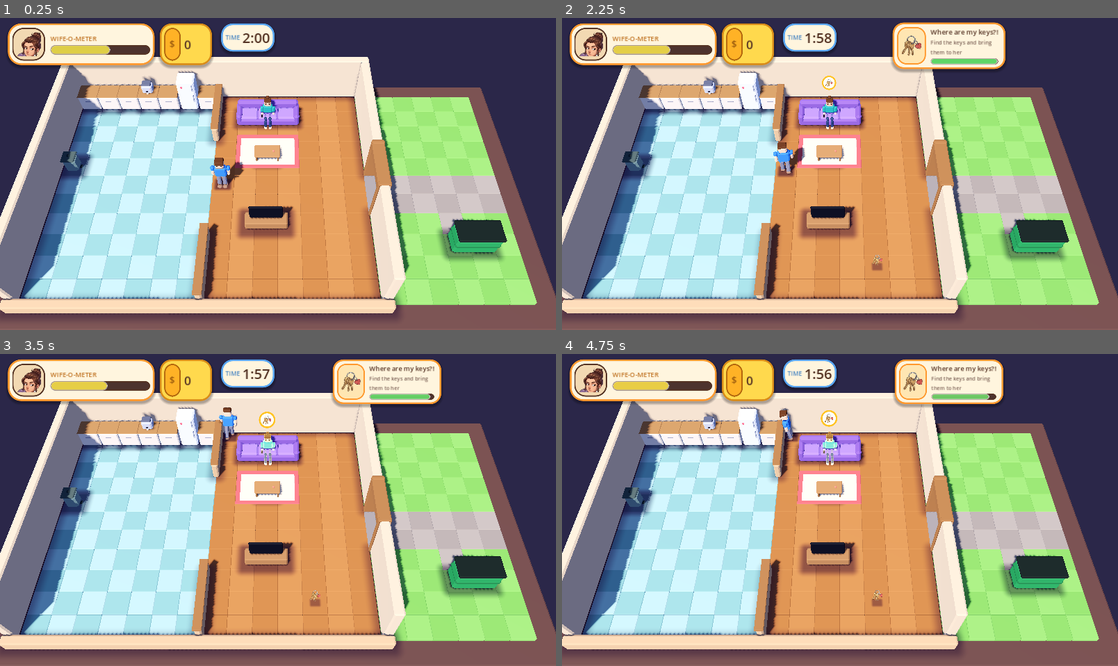
Above: before the commit, frames 1-4 (two rows, left to right).
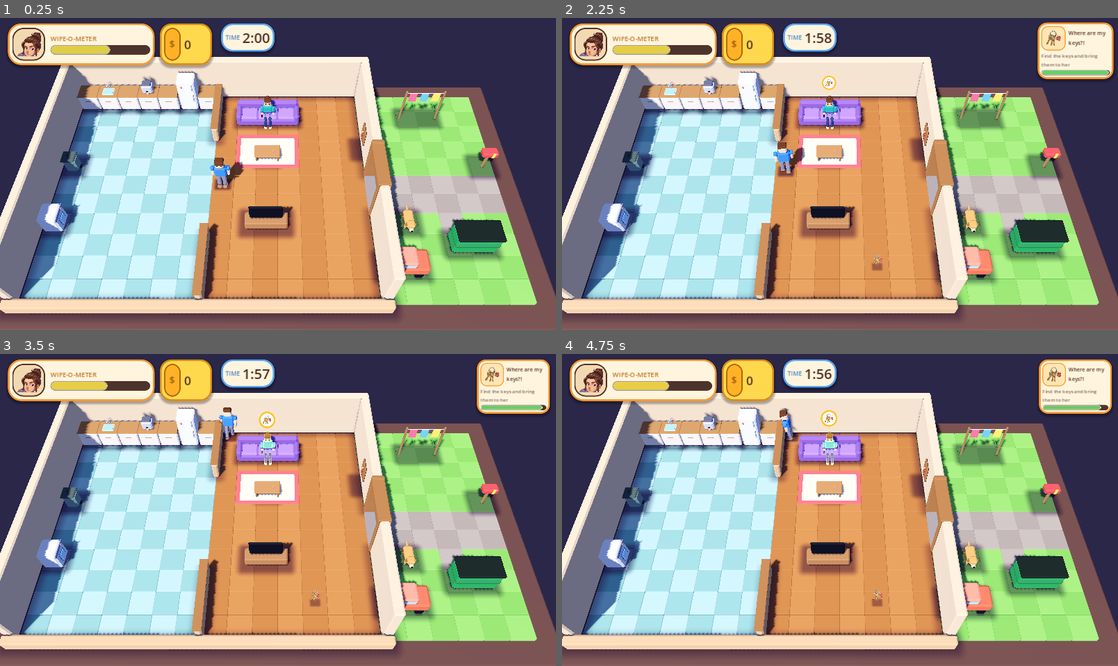
Above: after the commit, the same moments.

Repository: agever46/make-my-wife-happy
Game: Godot game, scene res://scenes/Main.tscn
Two runs of this game, one before a commit and one after it. Both use one fixed random seed, a clock stepped at 60 frames per second and the inputs below.
Inputs:
- Up to frame 1 (0.25 s): no input
- Up to frame 2 (2.25 s): tap Enter (ui_accept) at 0.5, 0.77, 1.52 s; hold Up 0.53-1.28 s; tap Tab at 0.6, 2.1 s; hold Down 1.28-2.03 s; tap Z at 1.35 s; hold Up from 2.03 s (still down)
- Up to frame 3 (3.5 s): keep holding Up; tap Z at 2.85 s; tap Enter (ui_accept) at 3.02 s
- Up to frame 4 (4.75 s): release Up at 3.53 s; hold A from 3.53 s (still down); tap Tab at 3.6 s; tap Enter (ui_accept) at 3.77, 4.52 s; tap Z at 4.35 s

The runs differ from the first frame. In frame 1, 3.5% of the frame differs, in the area x 6-90%, y 20-86%; in frame 2, 9.0%, in the area x 6-100%, y 1-86%; in frame 3, 8.5%; in frame 4, 8.5%.

Commit message:
Add six new chores (laundry, mail, dog, groceries, stain, remote), new stations, difficulty ramp and a compact ticket row
Co-Authored-By: Claude Sonnet 5.5 <noreply@anthropic.com>
Claude-Session: https://claude.ai/code/session_01SXfByWc8NK5QQaB41RXzCE

Diff:
--- a/scripts/autoload/DebugConsole.gd
+++ b/scripts/autoload/DebugConsole.gd
@@ -10,15 +10,15 @@
 	"happy": "happy <0-100>  - set the Wife-O-Meter",
 	"money": "money <n>  - set the money",
 	"time": "time <seconds>  - set the seconds left in the day",
-	"quest": "quest <coffee|trash|keys|random>  - start a quest now",
+	"quest": "quest <id|random>  - start a quest now (ids: see quests)",
 	"quests": "quests  - list active quests and quest ids",
 	"clear": "clear  - remove all quests (no reward, no penalty)",
 	"win": "win  - finish the day now (victory)",
 	"lose": "lose  - game over now",
 	"restart": "restart  - start a new day",
 	"god": "god [on|off]  - the Wife-O-Meter can not drop",
-	"tp": "tp <station id>  or  tp <x> <z>  - teleport player 1 (ids: coffee_machine fridge trash_can dumpster wife)",
-	"give": "give <coffee|coffee_milk|trash_bag|keys>  - put an item in player 1's hands",
+	"tp": "tp <station id>  or  tp <x> <z>  - teleport player 1 (see station ids in HouseLayout.gd, e.g. coffee_machine fridge sink washing_machine trash_can dumpster wife mailbox dog car clothesline leash_hook stain)",
+	"give": "give <item>  - put an item in player 1's hands (coffee coffee_milk trash_bag keys laundry mail leash grocery_bag sponge remote)",
 	"speed": "speed <m/s>  - player 1 walking speed (default 5.4)",
 	"timescale": "timescale <x>  - game speed (1 = normal)",
 	"close": "close  - close the console",
--- a/scripts/autoload/QuestManager.gd
+++ b/scripts/autoload/QuestManager.gd
@@ -15,10 +15,12 @@
 ## Logic -> world: a new day started, remove all items.
 signal world_reset
 
-const MAX_ACTIVE := 3
+## Difficulty ramp over the day (0 = start, 1 = end): more quests at once, shorter gaps between them.
+const MAX_ACTIVE_START := 2
+const MAX_ACTIVE_END := 4
 const FIRST_SPAWN_DELAY := 2.0
-const SPAWN_INTERVAL_MIN := 7.0
-const SPAWN_INTERVAL_MAX := 11.0
+const SPAWN_GAP_START := Vector2(9.0, 13.0)
+const SPAWN_GAP_END := Vector2(4.5, 7.0)
 
 var active: Array[ActiveQuest] = []
 var _spawn_cooldown := FIRST_SPAWN_DELAY
@@ -40,15 +42,25 @@
 		return
 	_spawn_cooldown -= delta
 	if _spawn_cooldown <= 0.0:
-		_spawn_cooldown = randf_range(SPAWN_INTERVAL_MIN, SPAWN_INTERVAL_MAX)
+		var gap := SPAWN_GAP_START.lerp(SPAWN_GAP_END, day_progress())
+		_spawn_cooldown = randf_range(gap.x, gap.y)
 		spawn_random()
 
 
 # --- Public API --------------------------------------------------------------
+
+## 0.0 at the start of the day, 1.0 at the end.
+func day_progress() -> float:
+	return clampf(GameManager.elapsed_time / GameManager.DAY_LENGTH, 0.0, 1.0)
+
+
+func max_active() -> int:
+	return roundi(lerpf(MAX_ACTIVE_START, MAX_ACTIVE_END, day_progress()))
+
 
 ## Adds a random quest that fits the current player count. Returns null if none fits.
 func spawn_random() -> ActiveQuest:
-	if active.size() >= MAX_ACTIVE:
+	if active.size() >= max_active():
 		return null
 	var players := maxi(1, GameManager.player_count)
 	var candidates: Array[QuestData] = []
@@ -86,14 +98,10 @@
 func try_work(station_id: StringName, held_item: StringName, delta: float) -> Dictionary:
 	for quest in active:
 		var step := quest.step()
-		if step["station"] != station_id:
+		if not _step_can_run(step, station_id, held_item):
 			continue
 		var needs: StringName = step.get("needs", &"")
 		var gives: StringName = step.get("gives", &"")
-		if needs != &"" and held_item != needs:
-			continue
-		if needs == &"" and gives != &"" and held_item != &"":
-			continue # hands are full
 		quest.work_done += delta
 		var work: float = step.get("work", 0.5)
 		if quest.work_done >= work:
@@ -103,10 +111,28 @@
 	return {}
 
 
+## True if some active quest could make progress at this station with this held item.
+## Lets the world pick the right station when several interact zones overlap.
+func can_work(station_id: StringName, held_item: StringName) -> bool:
+	for quest in active:
+		if _step_can_run(quest.step(), station_id, held_item):
+			return true
+	return false
+
+
 func is_station_needed(station_id: StringName) -> bool:
 	for quest in active:
 		if quest.step()["station"] == station_id:
 			return true
+	return false
+
+
+## True if any step of any active quest (now or later) uses this station.
+func is_station_involved(station_id: StringName) -> bool:
+	for quest in active:
+		for step in quest.data.steps:
+			if step["station"] == station_id:
+				return true
 	return false
 
 
@@ -129,6 +155,18 @@
 
 
 # --- Internals ---------------------------------------------------------------
+
+func _step_can_run(step: Dictionary, station_id: StringName, held_item: StringName) -> bool:
+	if step["station"] != station_id:
+		return false
+	var needs: StringName = step.get("needs", &"")
+	var gives: StringName = step.get("gives", &"")
+	if needs != &"" and held_item != needs:
+		return false
+	if needs == &"" and gives != &"" and held_item != &"":
+		return false # hands are full
+	return true
+
 
 func _advance(quest: ActiveQuest) -> void:
 	quest.work_done = 0.0
--- a/scripts/quests/QuestDB.gd
+++ b/scripts/quests/QuestDB.gd
@@ -18,6 +18,32 @@
 	], &"keys")
 	keys.spawn_item = &"keys"
 	list.append(keys)
+
+	list.append(_quest(&"laundry", "The laundry! It's going to RAIN!", 36.0, [
+		_step(&"washing_machine", "Grab the wet laundry", 1.8, &"", &"laundry"),
+		_step(&"clothesline", "Hang it outside!", 1.5, &"laundry"),
+	], &"laundry"))
+	list.append(_quest(&"mail", "Did the mail come?!", 32.0, [
+		_step(&"mailbox", "Check the mailbox outside", 1.0, &"", &"mail"),
+		_step(&"wife", "Bring her the mail", 0.3, &"mail"),
+	], &"mail"))
+	list.append(_quest(&"dog", "The dog needs a walk. NOW.", 30.0, [
+		_step(&"leash_hook", "Grab the leash by the door", 0.5, &"", &"leash"),
+		_step(&"dog", "Walk the dog (hold!)", 3.5, &"leash"),
+	], &"leash"))
+	list.append(_quest(&"groceries", "The groceries are in the car!", 36.0, [
+		_step(&"car", "Unload the groceries", 1.2, &"", &"grocery_bag"),
+		_step(&"fridge", "Put them in the fridge", 1.0, &"grocery_bag"),
+	], &"grocery_bag"))
+	list.append(_quest(&"stain", "There is a STAIN on the carpet!", 32.0, [
+		_step(&"sink", "Grab a sponge at the sink", 0.8, &"", &"sponge"),
+		_step(&"stain", "Scrub it (hold!)", 3.0, &"sponge"),
+	], &"sponge"))
+	var remote := _quest(&"remote", "Where is the TV remote?!", 26.0, [
+		_step(&"wife", "Find the remote and bring it", 0.3, &"remote"),
+	], &"remote")
+	remote.spawn_item = &"remote"
+	list.append(remote)
 	return list
 
 
--- a/scripts/ui/HUD.gd
+++ b/scripts/ui/HUD.gd
@@ -23,7 +23,7 @@
 var _money: Label
 var _clock: Label
 var _clock_panel: PanelContainer
-var _tickets: VBoxContainer
+var _tickets: HBoxContainer
 var _dim: ColorRect
 var _result: PanelContainer
 var _result_title: Label
@@ -201,11 +201,12 @@
 
 
 func _build_tickets() -> void:
-	_tickets = VBoxContainer.new()
+	# A row of compact cards along the top edge, so they never cover the yard stations.
+	_tickets = HBoxContainer.new()
 	_tickets.set_anchors_preset(Control.PRESET_TOP_RIGHT)
-	_tickets.position = Vector2(-264, 14)
-	_tickets.custom_minimum_size = Vector2(250, 0)
+	_tickets.position = Vector2(-14, 14)
 	_tickets.grow_horizontal = Control.GROW_DIRECTION_BEGIN
+	_tickets.alignment = BoxContainer.ALIGNMENT_END
 	_tickets.add_theme_constant_override("separation", 8)
 	_root.add_child(_tickets)
 
@@ -331,39 +332,44 @@
 
 func _on_quest_added(quest: ActiveQuest) -> void:
 	var panel := PanelContainer.new()
-	panel.add_theme_stylebox_override("panel", _style(CREAM, ORANGE, 24))
-	var row := HBoxContainer.new()
-	row.add_theme_constant_override("separation", 10)
-	panel.add_child(row)
-
+	var card := _style(CREAM, ORANGE, 20)
+	card.set_content_margin_all(8)
+	panel.add_theme_stylebox_override("panel", card)
+	var col := VBoxContainer.new()
+	col.custom_minimum_size = Vector2(134, 0)
+	col.add_theme_constant_override("separation", 3)
+	panel.add_child(col)
+
+	var head := HBoxContainer.new()
+	head.add_theme_constant_override("separation", 6)
+	col.add_child(head)
 	var icon_bg := PanelContainer.new()
-	icon_bg.add_theme_stylebox_override("panel", _style(Color(1.0, 0.9, 0.7), ORANGE, 20, 3, false))
-	row.add_child(icon_bg)
+	icon_bg.add_theme_stylebox_override("panel", _style(Color(1.0, 0.9, 0.7), ORANGE, 14, 2, false))
+	head.add_child(icon_bg)
 	var icon := TextureRect.new()
-	icon.custom_minimum_size = Vector2(44, 44)
+	icon.custom_minimum_size = Vector2(34, 34)
 	icon.expand_mode = TextureRect.EXPAND_IGNORE_SIZE
 	icon.stretch_mode = TextureRect.STRETCH_KEEP_ASPECT_CENTERED
 	icon.texture = Item3D.ICONS.get(quest.data.icon_item)
 	icon_bg.add_child(icon)
-
-	var col := VBoxContainer.new()
-	col.custom_minimum_size = Vector2(150, 0)
-	col.add_theme_constant_override("separation", 3)
-	row.add_child(col)
-	var title := _label(quest.data.title, 15)
+	var title := _label(quest.data.title, 12)
 	title.autowrap_mode = TextServer.AUTOWRAP_WORD_SMART
-	col.add_child(title)
-	var hint := _label(quest.hint(), 12, BROWN.lightened(0.25))
+	title.custom_minimum_size = Vector2(92, 0)
+	title.size_flags_vertical = Control.SIZE_SHRINK_CENTER
+	head.add_child(title)
+
+	var hint := _label(quest.hint(), 11, BROWN.lightened(0.25))
 	hint.autowrap_mode = TextServer.AUTOWRAP_WORD_SMART
+	hint.custom_minimum_size = Vector2(134, 28)
 	col.add_child(hint)
 	var bar := ProgressBar.new()
 	bar.max_value = 1.0
 	bar.value = 1.0
 	bar.show_percentage = false
-	bar.custom_minimum_size = Vector2(0, 14)
-	var fill := _style(GOOD, Color(1, 1, 1, 0.6), 7, 2, false)
+	bar.custom_minimum_size = Vector2(0, 12)
+	var fill := _style(GOOD, Color(1, 1, 1, 0.6), 6, 2, false)
 	fill.set_content_margin_all(0)
-	var bg := _style(Color(0.3, 0.2, 0.18), BROWN, 7, 2, false)
+	var bg := _style(Color(0.3, 0.2, 0.18), BROWN, 6, 2, false)
 	bg.set_content_margin_all(0)
 	bar.add_theme_stylebox_override("background", bg)
 	bar.add_theme_stylebox_override("fill", fill)
--- a/scripts/world3d/HouseLayout.gd
+++ b/scripts/world3d/HouseLayout.gd
@@ -38,6 +38,16 @@
 	{"id": &"fridge", "model": "Interact_Fridge", "cell": Vector2(5, 0), "size": Vector2(1, 1), "rot": 0.0, "height": 1.9, "bubble": 2.6},
 	{"id": &"trash_can", "model": "Interact_TrashCan", "cell": Vector2(0, 4), "size": Vector2(1, 1), "rot": 90.0, "height": 0.8, "bubble": 1.5},
 	{"id": &"dumpster", "model": "Interact_Dumpster", "cell": Vector2(17, 8), "size": Vector2(2, 1), "rot": 180.0, "height": 1.2, "bubble": 2.0},
+	# Chores stations. Kitchen: washing machine + sink. Yard: clothesline, mailbox, dog, car. Hall: leash hook.
+	{"id": &"washing_machine", "model": "Interact_WashingMachine", "cell": Vector2(0, 7), "size": Vector2(1, 1), "rot": 90.0, "height": 0.95, "bubble": 1.6},
+	{"id": &"sink", "model": "Interact_Sink", "cell": Vector2(1, 0), "size": Vector2(1, 1), "rot": 0.0, "height": 1.2, "bubble": 1.9},
+	{"id": &"stain", "model": "Interact_Stain", "cell": Vector2(10, 4.5), "size": Vector2(1, 1), "rot": 0.0, "height": 0.05,
+		"solid": false, "shadow": false, "needed_only": true, "bubble": 1.0},
+	{"id": &"clothesline", "model": "Interact_Clothesline", "cell": Vector2(16, 1), "size": Vector2(2, 1), "rot": 0.0, "height": 1.9, "bubble": 2.5, "solid": false},
+	{"id": &"mailbox", "model": "Interact_Mailbox", "cell": Vector2(19, 4), "size": Vector2(1, 1), "rot": 270.0, "height": 1.2, "bubble": 1.9},
+	{"id": &"leash_hook", "model": "Interact_LeashHook", "cell": Vector2(13.6, 3), "size": Vector2(0.4, 1), "rot": 270.0, "height": 1.6, "bubble": 2.0, "zone_margin": 1.0},
+	{"id": &"dog", "model": "Interact_Dog", "cell": Vector2(15, 7), "size": Vector2(1, 1), "rot": 0.0, "height": 0.8, "bubble": 1.4},
+	{"id": &"car", "model": "Interact_Car", "cell": Vector2(14, 9), "size": Vector2(2, 1), "rot": 0.0, "height": 1.0, "bubble": 1.8},
 	# The wife sits on the couch. No collider of her own (the couch is solid); her zone reaches the floor in front of it.
 	{"id": &"wife", "model": "Char_Wife", "cell": Vector2(9, 1.1), "size": Vector2(1, 1), "rot": 0.0, "height": 1.5, "bubble": 2.2,
 		"solid": false, "shadow": false, "zone_margin": 1.3, "script": "wife"},
@@ -46,7 +56,6 @@
 ## Furniture and decoration without interaction.
 const PROPS := [
 	{"model": "Prop_Counter", "cell": Vector2(0, 0), "size": Vector2(1, 1), "rot": 0.0, "height": 1.0},
-	{"model": "Prop_Counter", "cell": Vector2(1, 0), "size": Vector2(1, 1), "rot": 0.0, "height": 1.0},
 	{"model": "Prop_Counter", "cell": Vector2(2, 0), "size": Vector2(1, 1), "rot": 0.0, "height": 1.0},
 	{"model": "Prop_Counter", "cell": Vector2(4, 0), "size": Vector2(1, 1), "rot": 0.0, "height": 1.0},
 	{"model": "Prop_Counter", "cell": Vector2(6, 0), "size": Vector2(1, 1), "rot": 0.0, "height": 1.0},
@@ -62,5 +71,5 @@
 ## Where lost items (keys) can be hidden (cells, must be reachable).
 const HIDING_SPOTS := [
 	Vector2(2, 2), Vector2(5, 6), Vector2(1, 9), Vector2(12, 2), Vector2(11, 9),
-	Vector2(8, 6), Vector2(16, 2), Vector2(15, 9), Vector2(19, 4),
+	Vector2(8, 6), Vector2(16, 2), Vector2(13, 9), Vector2(18, 3),
 ]
--- a/scripts/world3d/Item3D.gd
+++ b/scripts/world3d/Item3D.gd
@@ -8,6 +8,12 @@
 	&"coffee_milk": preload("res://assets/items/coffee_milk.png"),
 	&"trash_bag": preload("res://assets/items/trash_bag.png"),
 	&"keys": preload("res://assets/items/keys.png"),
+	&"laundry": preload("res://assets/items/laundry.png"),
+	&"mail": preload("res://assets/items/mail.png"),
+	&"leash": preload("res://assets/items/leash.png"),
+	&"grocery_bag": preload("res://assets/items/grocery_bag.png"),
+	&"sponge": preload("res://assets/items/sponge.png"),
+	&"remote": preload("res://assets/items/remote.png"),
 }
 const PIXEL_SIZE := 0.0045
 
--- a/scripts/world3d/PlaceholderFactory.gd
+++ b/scripts/world3d/PlaceholderFactory.gd
@@ -21,6 +21,14 @@
 		"Prop_CoffeeTable": _coffee_table(root)
 		"Prop_Rug": _rug(root)
 		"Prop_TV": _tv(root)
+		"Interact_WashingMachine": _washing_machine(root)
+		"Interact_Sink": _sink(root)
+		"Interact_Stain": _stain(root)
+		"Interact_Clothesline": _clothesline(root)
+		"Interact_Mailbox": _mailbox(root)
+		"Interact_LeashHook": _leash_hook(root)
+		"Interact_Dog": _dog(root)
+		"Interact_Car": _car(root)
 		_:
 			box(root, "Unknown", Vector3(0.8, 0.8, 0.8), Vector3.ZERO, Color(1.0, 0.0, 1.0))
 	return root
@@ -180,3 +188,74 @@
 	box(r, "Stand", Vector3(1.8, 0.5, 0.6), Vector3.ZERO, Color(0.66, 0.46, 0.3), 0.05)
 	box(r, "Frame", Vector3(1.4, 0.82, 0.1), Vector3(0, 0.55, 0), Color(0.1, 0.11, 0.15), 0.04)
 	box(r, "Screen", Vector3(1.28, 0.7, 0.02), Vector3(0, 0.61, 0.05), Color(0.3, 0.5, 0.75), 0.005, 0.7)
+
+
+# --- chores: kitchen, yard ------------------------------------------------------
+
+static func _washing_machine(r: Node3D) -> void:
+	box(r, "Body", Vector3(0.88, 0.95, 0.8), Vector3.ZERO, Color(0.9, 0.92, 0.96), 0.07)
+	box(r, "Panel", Vector3(0.88, 0.16, 0.04), Vector3(0, 0.78, 0.4), Color(0.55, 0.6, 0.75), 0.02)
+	box(r, "Door", Vector3(0.5, 0.5, 0.06), Vector3(0, 0.2, 0.4), Color(0.35, 0.5, 0.7), 0.06)
+	box(r, "Glass", Vector3(0.38, 0.38, 0.03), Vector3(0, 0.26, 0.44), Color(0.6, 0.8, 0.95), 0.04, 0.3)
+	box(r, "Knob", Vector3(0.1, 0.1, 0.05), Vector3(0.25, 0.8, 0.43), Color(0.95, 0.5, 0.3), 0.03)
+
+
+static func _sink(r: Node3D) -> void:
+	_counter(r)
+	box(r, "Basin", Vector3(0.6, 0.06, 0.5), Vector3(0, 0.86, 0.02), Color(0.78, 0.8, 0.86), 0.03)
+	box(r, "Water", Vector3(0.5, 0.02, 0.4), Vector3(0, 0.92, 0.02), Color(0.5, 0.75, 0.95), 0.01, 0.3)
+	box(r, "TapBase", Vector3(0.08, 0.3, 0.08), Vector3(0, 0.9, -0.28), Color(0.7, 0.72, 0.78), 0.02)
+	box(r, "TapSpout", Vector3(0.07, 0.07, 0.24), Vector3(0, 1.14, -0.17), Color(0.7, 0.72, 0.78), 0.02)
+
+
+static func _stain(r: Node3D) -> void:
+	var c := Color(0.32, 0.2, 0.14)
+	box(r, "Blob1", Vector3(0.7, 0.03, 0.55), Vector3.ZERO, c, 0.012)
+	box(r, "Blob2", Vector3(0.45, 0.03, 0.7), Vector3(0.1, 0, 0.05), c, 0.012)
+	box(r, "Blob3", Vector3(0.25, 0.03, 0.25), Vector3(-0.35, 0, -0.2), c, 0.012)
+	box(r, "Blob4", Vector3(0.18, 0.03, 0.18), Vector3(0.38, 0, 0.3), c, 0.012)
+
+
+static func _clothesline(r: Node3D) -> void:
+	for x in [-0.9, 0.9]:
+		box(r, "Pole", Vector3(0.1, 1.9, 0.1), Vector3(x, 0, 0), Color(0.6, 0.45, 0.3), 0.03)
+	box(r, "Line", Vector3(1.8, 0.03, 0.03), Vector3(0, 1.75, 0), Color(0.9, 0.9, 0.85), 0.01)
+	var colors := [Color(0.95, 0.4, 0.5), Color(0.4, 0.7, 0.95), Color(0.98, 0.85, 0.35)]
+	for i in 3:
+		box(r, "Cloth", Vector3(0.36, 0.5, 0.04), Vector3(-0.55 + i * 0.55, 1.25, 0), colors[i], 0.02)
+
+
+static func _mailbox(r: Node3D) -> void:
+	box(r, "Post", Vector3(0.12, 0.9, 0.12), Vector3.ZERO, Color(0.6, 0.45, 0.3), 0.03)
+	box(r, "Box", Vector3(0.45, 0.3, 0.7), Vector3(0, 0.9, 0), Color(0.85, 0.3, 0.3), 0.07)
+	box(r, "Flag", Vector3(0.04, 0.3, 0.12), Vector3(0.24, 0.98, -0.1), Color(0.98, 0.85, 0.3), 0.01)
+
+
+static func _leash_hook(r: Node3D) -> void:
+	box(r, "Board", Vector3(0.7, 0.9, 0.08), Vector3(0, 0.7, -0.14), Color(0.62, 0.42, 0.26), 0.03)
+	box(r, "Hook", Vector3(0.06, 0.06, 0.12), Vector3(0, 1.3, -0.06), Color(0.8, 0.8, 0.85), 0.015)
+	box(r, "Leash", Vector3(0.05, 0.5, 0.03), Vector3(0, 0.8, -0.08), Color(0.9, 0.25, 0.3), 0.01)
+
+
+static func _dog(r: Node3D) -> void:
+	var fur := Color(0.85, 0.62, 0.35)
+	box(r, "Body", Vector3(0.4, 0.38, 0.7), Vector3(0, 0.22, 0), fur, 0.07)
+	box(r, "Head", Vector3(0.32, 0.3, 0.32), Vector3(0, 0.45, 0.4), fur, 0.07)
+	box(r, "Snout", Vector3(0.16, 0.12, 0.14), Vector3(0, 0.46, 0.6), Color(0.95, 0.85, 0.7), 0.03)
+	box(r, "Nose", Vector3(0.06, 0.05, 0.04), Vector3(0, 0.52, 0.68), Color(0.1, 0.1, 0.12), 0.01)
+	box(r, "EarL", Vector3(0.08, 0.2, 0.1), Vector3(-0.18, 0.5, 0.38), Color(0.6, 0.4, 0.22), 0.03)
+	box(r, "EarR", Vector3(0.08, 0.2, 0.1), Vector3(0.18, 0.5, 0.38), Color(0.6, 0.4, 0.22), 0.03)
+	box(r, "Tail", Vector3(0.07, 0.07, 0.3), Vector3(0, 0.45, -0.45), fur, 0.02)
+	for x in [-0.14, 0.14]:
+		box(r, "FrontLeg", Vector3(0.1, 0.22, 0.1), Vector3(x, 0.0, 0.25), fur, 0.03)
+		box(r, "BackLeg", Vector3(0.1, 0.22, 0.1), Vector3(x, 0.0, -0.25), fur, 0.03)
+
+
+static func _car(r: Node3D) -> void:
+	box(r, "Body", Vector3(1.9, 0.5, 0.92), Vector3(0, 0.22, 0), Color(0.9, 0.4, 0.3), 0.08)
+	box(r, "Cabin", Vector3(1.0, 0.4, 0.8), Vector3(-0.1, 0.72, 0), Color(0.95, 0.55, 0.45), 0.08)
+	box(r, "Window", Vector3(0.92, 0.26, 0.82), Vector3(-0.1, 0.79, 0), Color(0.6, 0.8, 0.92), 0.05, 0.2)
+	box(r, "Trunk", Vector3(0.04, 0.3, 0.7), Vector3(-0.95, 0.4, 0), Color(0.7, 0.28, 0.2), 0.01)
+	for x in [-0.6, 0.6]:
+		for z in [-0.42, 0.42]:
+			box(r, "Wheel", Vector3(0.34, 0.34, 0.12), Vector3(x, 0.0, z), Color(0.12, 0.12, 0.15), 0.05)
--- a/scripts/world3d/Player3D.gd
+++ b/scripts/world3d/Player3D.gd
@@ -184,18 +184,22 @@
 		give_item(item)
 
 
-## The nearest station whose InteractZone currently contains this player.
+## The station to work at: among the InteractZones that contain this player, the nearest one where a quest
+## can make progress right now; if none can, simply the nearest. (Zones overlap, e.g. dog and car.)
 func _current_station() -> Station3D:
 	var best: Station3D = null
 	var best_dist := INF
+	var best_can := false
 	for node in get_tree().get_nodes_in_group("stations"):
 		var station := node as Station3D
 		if station == null or not station.has_player(self):
 			continue
+		var can := QuestManager.can_work(station.station_id, held_item_id())
 		var d := Vector2(station.global_position.x - global_position.x, station.global_position.z - global_position.z).length()
-		if d < best_dist:
+		if (can and not best_can) or (can == best_can and d < best_dist):
 			best_dist = d
 			best = station
+			best_can = can
 	return best
 
 
--- a/scripts/world3d/Station3D.gd
+++ b/scripts/world3d/Station3D.gd
@@ -19,12 +19,14 @@
 var _indicator: StationIndicator
 var _glow_tween: Tween
 var _bounce_tween: Tween
+var needed_only := false
 var _progress := 0.0
 var _progress_stamp := -100000
 
 
 func setup(def: Dictionary) -> void:
 	station_id = def.get("id", &"")
+	needed_only = def.get("needed_only", false)
 	var size: Vector2 = def["size"]
 	var height: float = def.get("height", 1.0)
 	name = String(station_id) if station_id != &"" else String(def["model"])
@@ -66,6 +68,8 @@
 	if _indicator == null:
 		return
 	var needed := QuestManager.is_station_needed(station_id)
+	if needed_only:
+		visual_root.visible = QuestManager.is_station_involved(station_id) # e.g. the stain exists while its quest is active
 	var icon: Texture2D = null
 	if needed:
 		icon = Item3D.ICONS.get(QuestManager.icon_item_for(station_id))
Binary file added: assets/items/grocery_bag.png
Not shown, added: assets/items/grocery_bag.png.import
Binary file added: assets/items/laundry.png
Not shown, added: assets/items/laundry.png.import
Binary file added: assets/items/leash.png
Not shown, added: assets/items/leash.png.import
Binary file added: assets/items/mail.png
Not shown, added: assets/items/mail.png.import
Binary file added: assets/items/remote.png
Not shown, added: assets/items/remote.png.import
Binary file added: assets/items/sponge.png
Not shown, added: assets/items/sponge.png.import
(and 2 more such lines)
